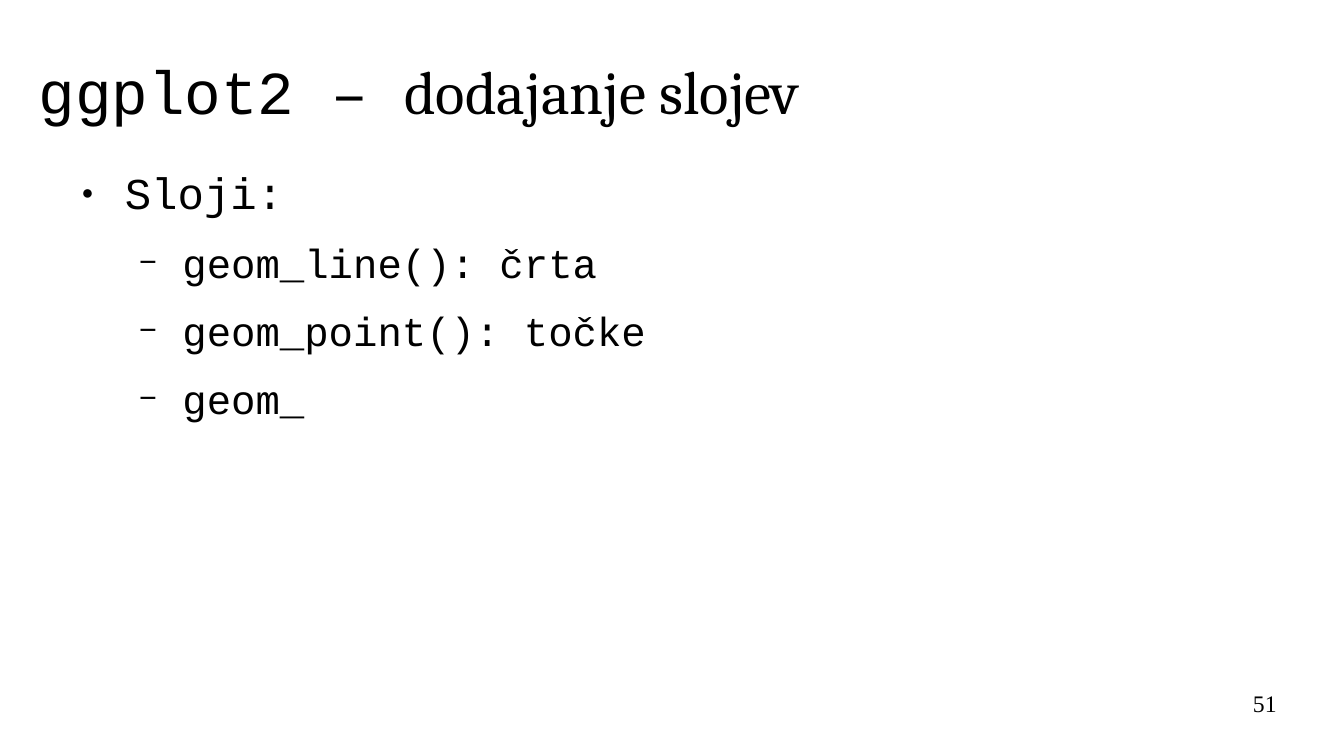
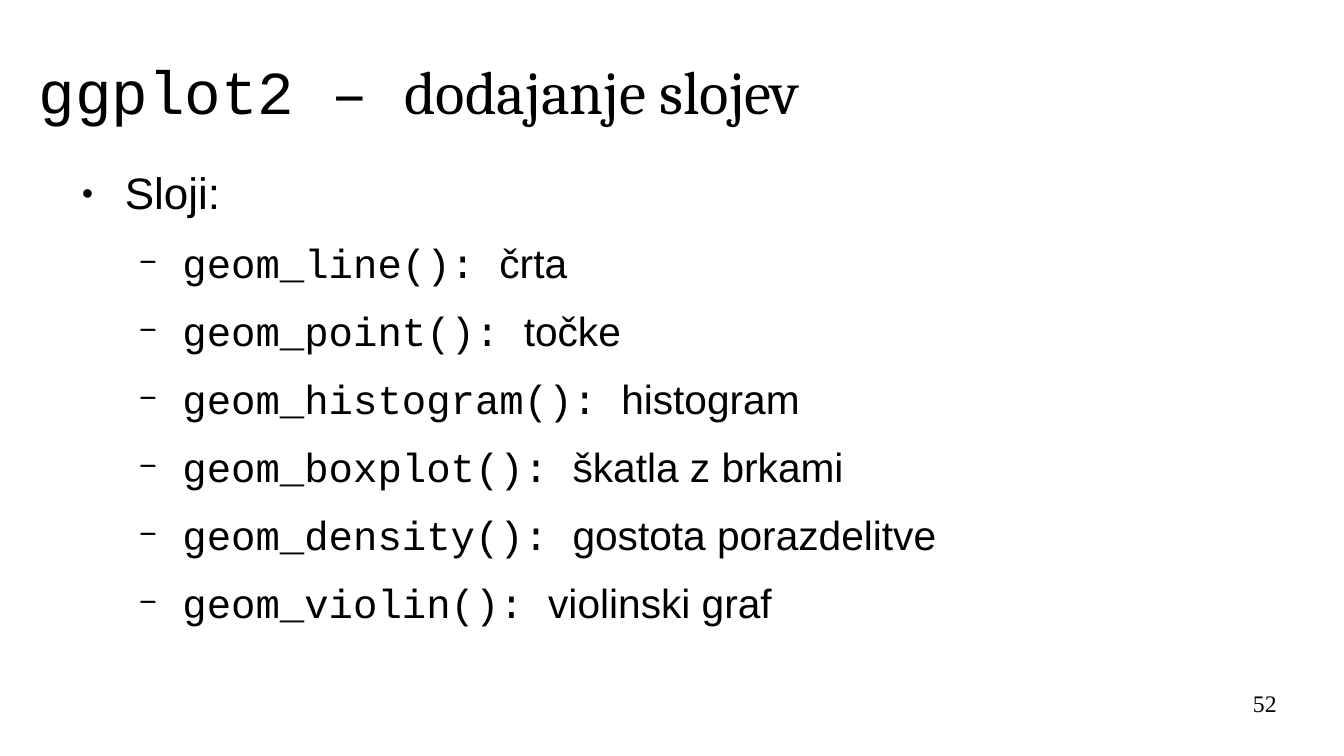
Before and after one commit to janaobsteter/R_tecaj, a slide deck: slide 52 of ModulB/ITTecaj_R_ModulB.odp (slide 51 before the commit). Drawn at 1344x756 pixels with LibreOffice and Linux fonts; fonts in the diff are those of the drawing. Boxes give left, top, right and bottom in pixels: in the first picture for what was removed or moved away, otherwise in the second. Text is boxed around its words. In the diff, an @@ line names an element or a change of style, - is before the commit and + after.

```diff
--- a/ModulB/ITTecaj_R_ModulB.odp
+++ b/ModulB/ITTecaj_R_ModulB.odp
@@ text at box(125, 177, 621, 355): font Courier New to Arial in "Sloji:", "črta", "točke" @@
@@ text at box(182, 384, 936, 627): text changed @@
-  − geom_
+  − geom_histogram(): histogram
+  − geom_boxplot(): škatla z brkami
+  − geom_density(): gostota porazdelitve
+  − geom_violin(): violinski graf
@@ page number at box(1253, 696, 1277, 713): text changed @@
-51
+52
```
Also in this commit, not shown: 5 other slides changed, 37 slides added, 6 other files.
